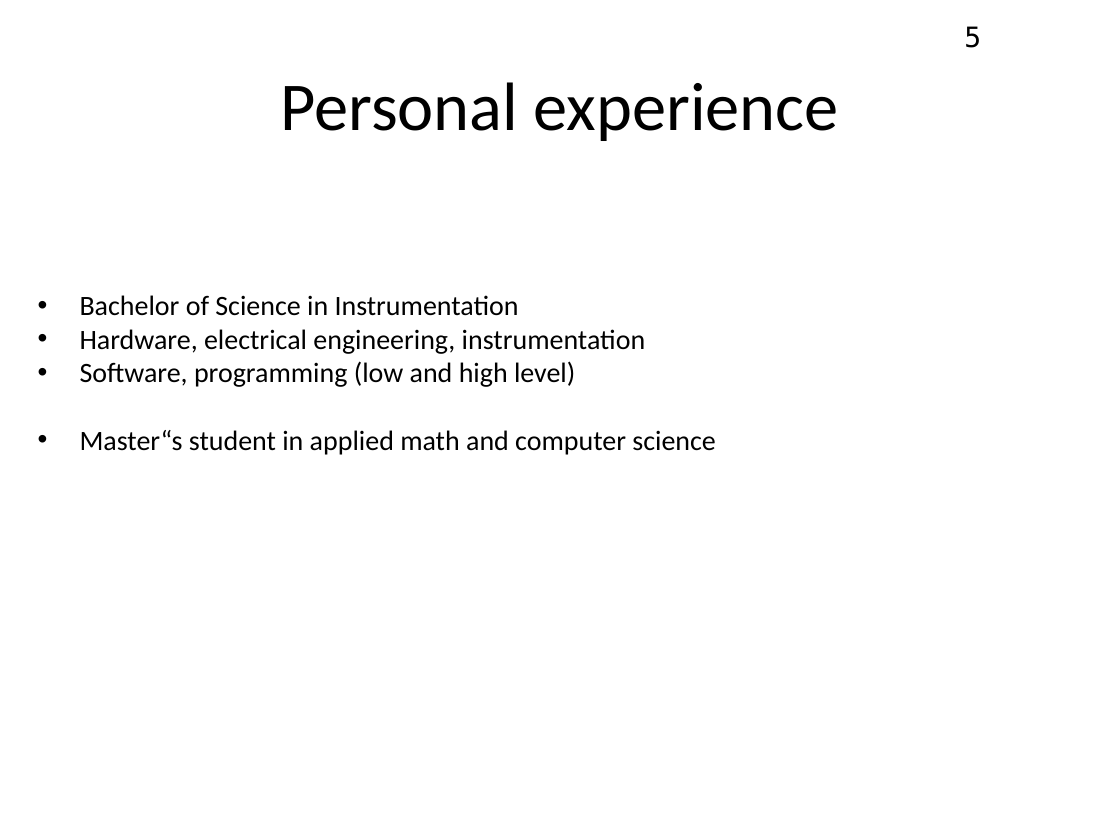
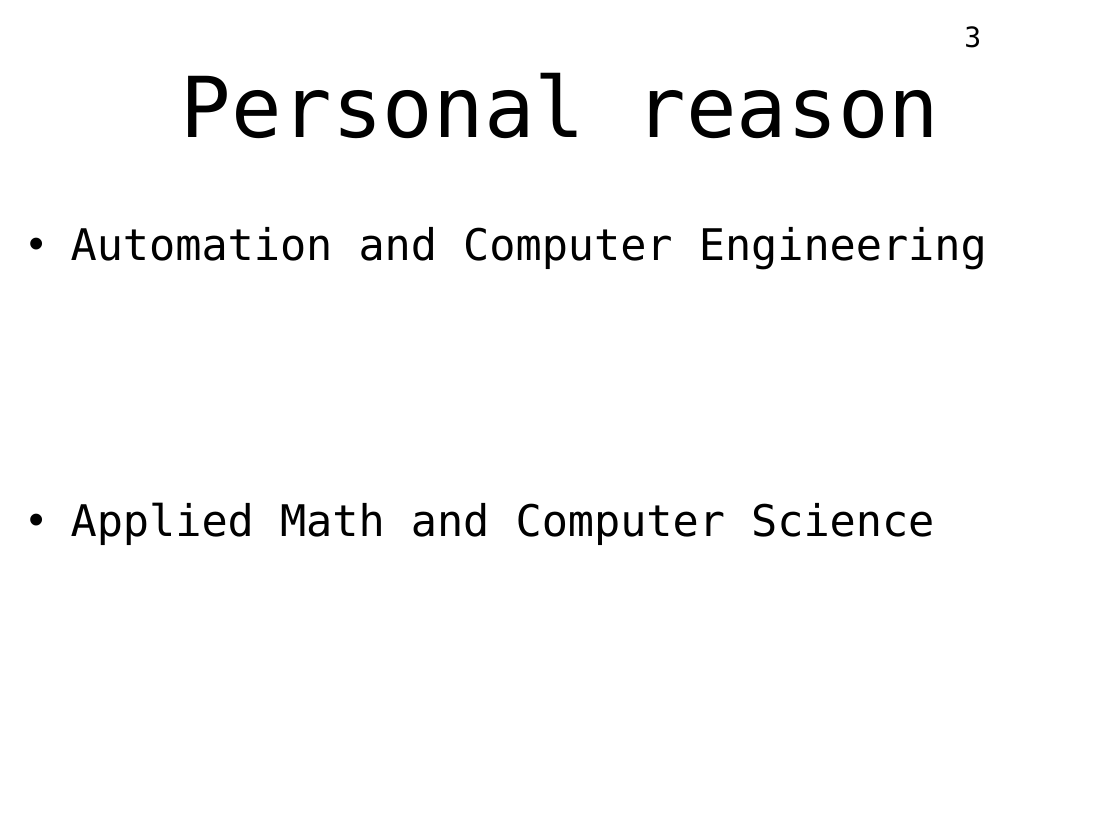
Before and after one commit to konstunn/eng, a slide deck: slide 3 of sem2/eng4tech/english4techmakers.odp (slide 5 before the commit). Drawn at 1120x840 pixels with LibreOffice and Linux fonts; fonts in the diff are those of the drawing. Boxes give left, top, right and bottom in pixels: in the first picture for what was removed or moved away, otherwise in the second. Text is boxed around its words. In the diff, an @@ line names an element or a change of style, - is before the commit and + after.

```diff
--- a/sem2/eng4tech/english4techmakers.odp
+++ b/sem2/eng4tech/english4techmakers.odp
@@ page number at [964,26,981,48]: text changed @@
-5
+3
@@ title at [181,72,939,139]: text changed; size 44 to 54 pt; font Calibri to DejaVu Sans Mono @@
-Personal experience
+Personal reason
@@ text at [71,227,987,545]: text changed; size 18 to 28 pt; font Calibri to DejaVu Sans Mono @@
-• Bachelor of Science in Instrumentation
-• Hardware, electrical engineering, instrumentation
-• Software, programming (low and high level)
-• Master“s student in applied math and computer science
+• Automation and Computer Engineering
+• Applied Math and Computer Science
```
Also in this commit, not shown: 6 other slides changed, 6 slides added, 3 slides removed.
